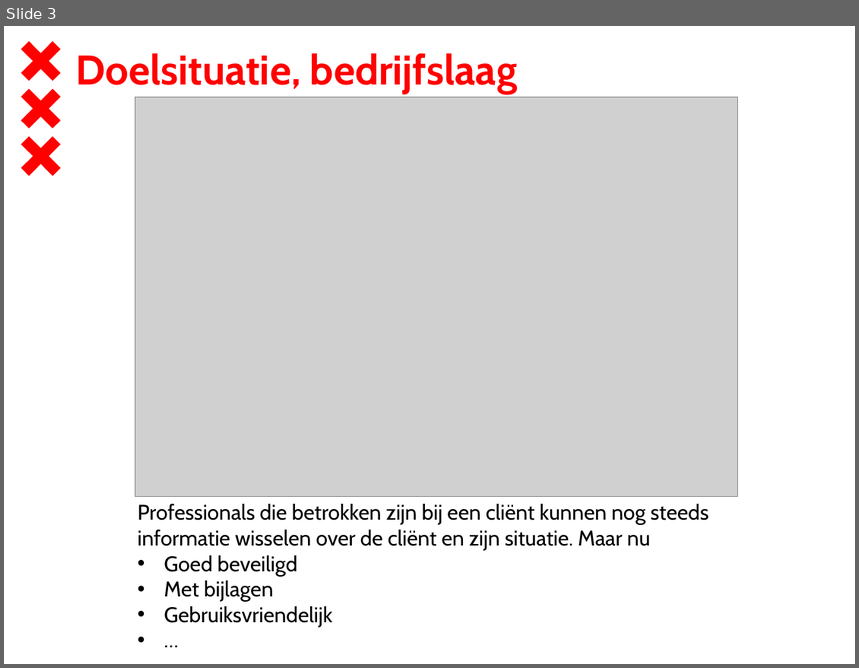
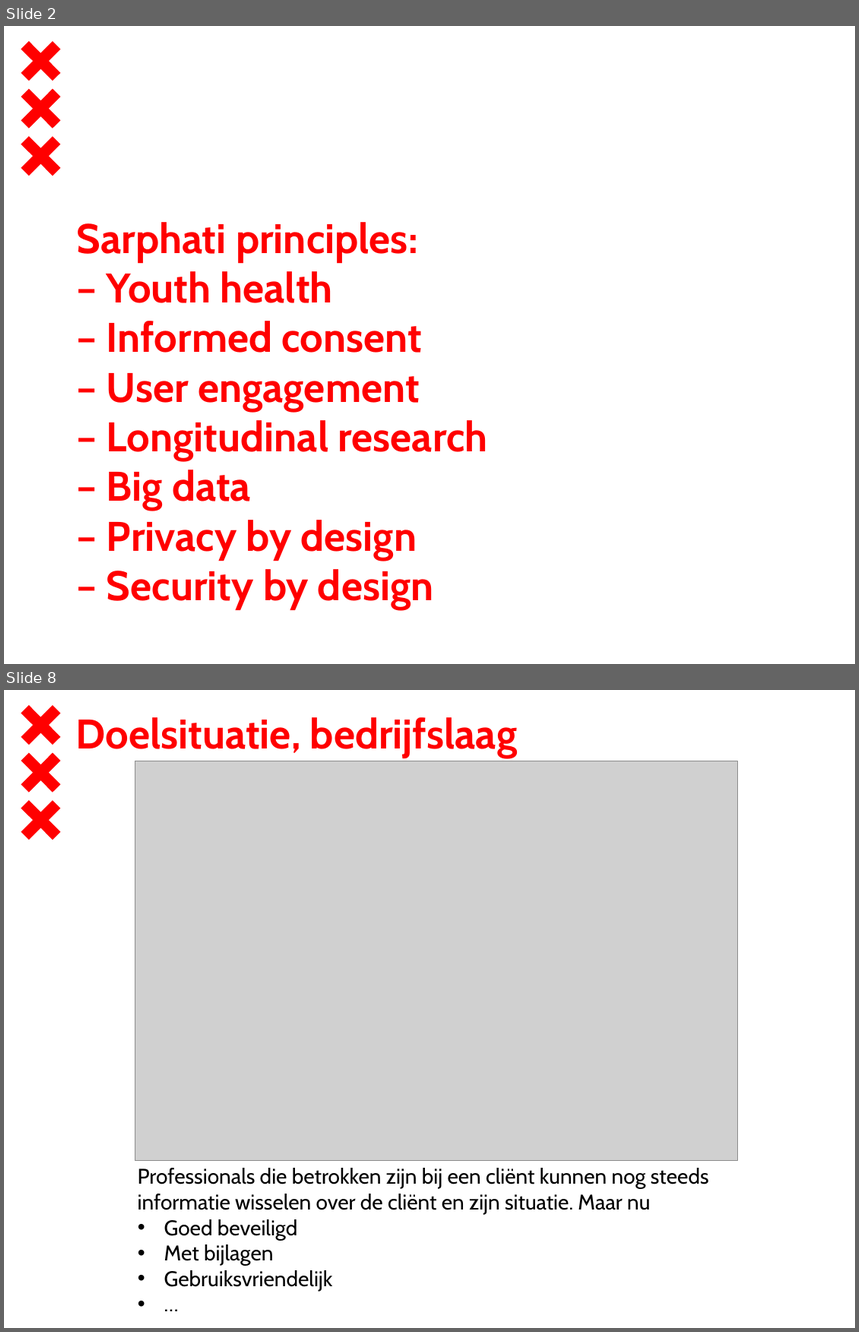
Before and after one commit to dt020/GGD, a slide deck: Architectuurcontext - Sarphati.pptx. Shown one above the other, each under a label of ours: slide 3 before the commit, slides 2 and 8 after it; the slides between them are not shown. The pictures are 859x668 and 859x1332 pixels, drawn with LibreOffice and Linux fonts; fonts in the diff are those of the drawing; grey boxes stand for pictures; background and template pictures are left out. Boxes give left, top, right and bottom in pixels: in the first picture for what was removed or moved away, otherwise in the second. Text is boxed around its words. In the diff, an @@ line names an element or a change of style, - is before the commit and + after.

```diff
--- a/Architectuurcontext - Sarphati.pptx
+++ b/Architectuurcontext - Sarphati.pptx
@@ slide 2 added at box(4, 26, 855, 664), background #FFFFFF; not listed: 3 template elements that a slide beside it also shows @@
@@ text added at box(77, 222, 488, 610), 35 pt, text #FF0000, bold @@
+Sarphati principles:
+– Youth health
+– Informed consent
+– User engagement
+– Longitudinal research
+– Big data
+– Privacy by design
+– Security by design
@@ what was slide 3 is now slide 8 @@
```
Also in this commit, not shown: 2 slides changed, 5 other slides added, 2 slides removed, 2 other files.
